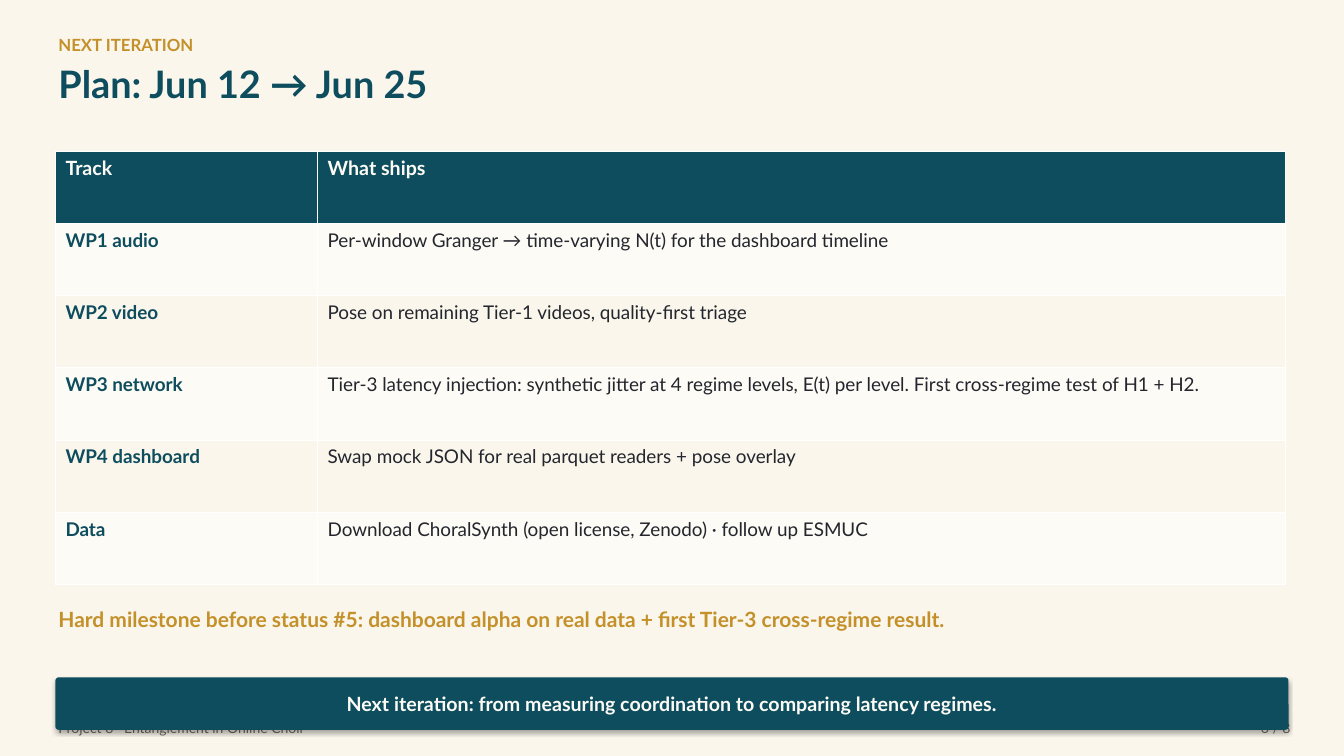
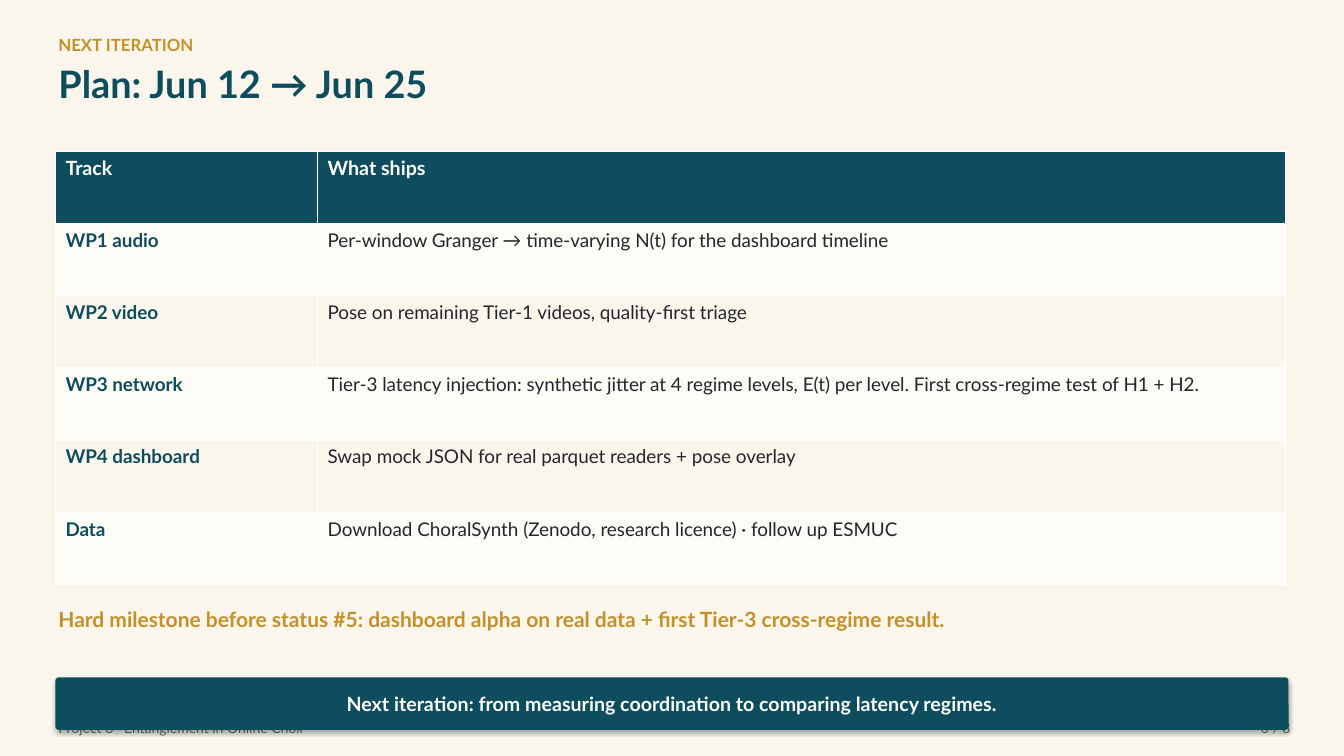
Before and after one commit to Zuraiz270/networked-choir-entanglement, a slide deck: slide 6 of output/jun11_status_meeting_iv.pptx. Drawn at 1344x756 pixels with LibreOffice and Linux fonts; fonts in the diff are those of the drawing. Boxes give left, top, right and bottom in pixels: in the first picture for what was removed or moved away, otherwise in the second. Text is boxed around its words. In the diff, an @@ line names an element or a change of style, - is before the commit and + after.

```diff
--- a/output/jun11_status_meeting_iv.pptx
+++ b/output/jun11_status_meeting_iv.pptx
@@ table at <box>55,151,1286,585</box> @@
-row 6, column 2: Download ChoralSynth (open license, Zenodo) · follow up ESMUC
+row 6, column 2: Download ChoralSynth (Zenodo, research licence) · follow up ESMUC
```
Also in this commit, not shown: 5 other slides changed.
